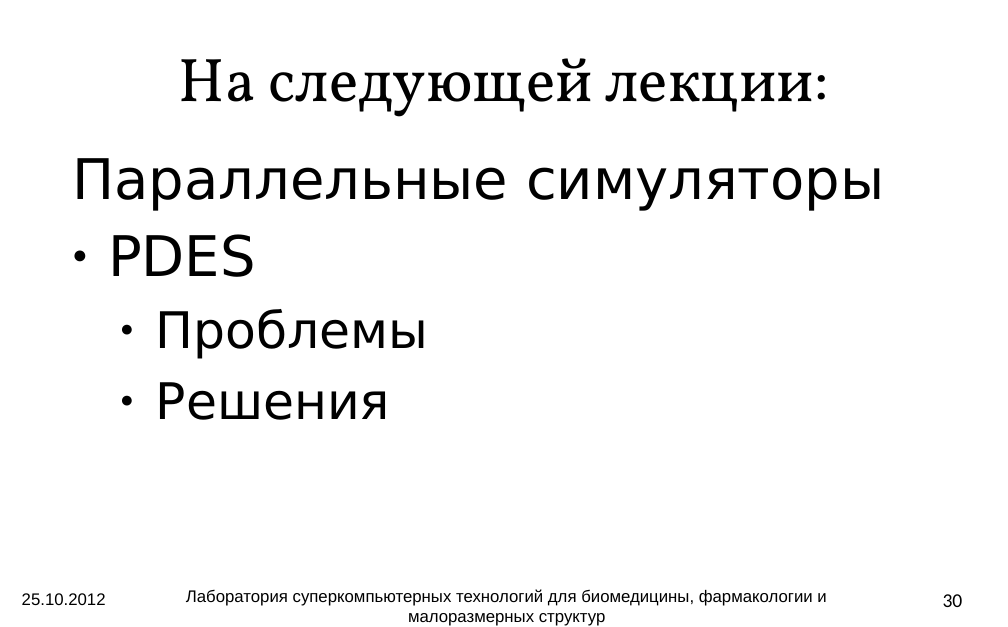
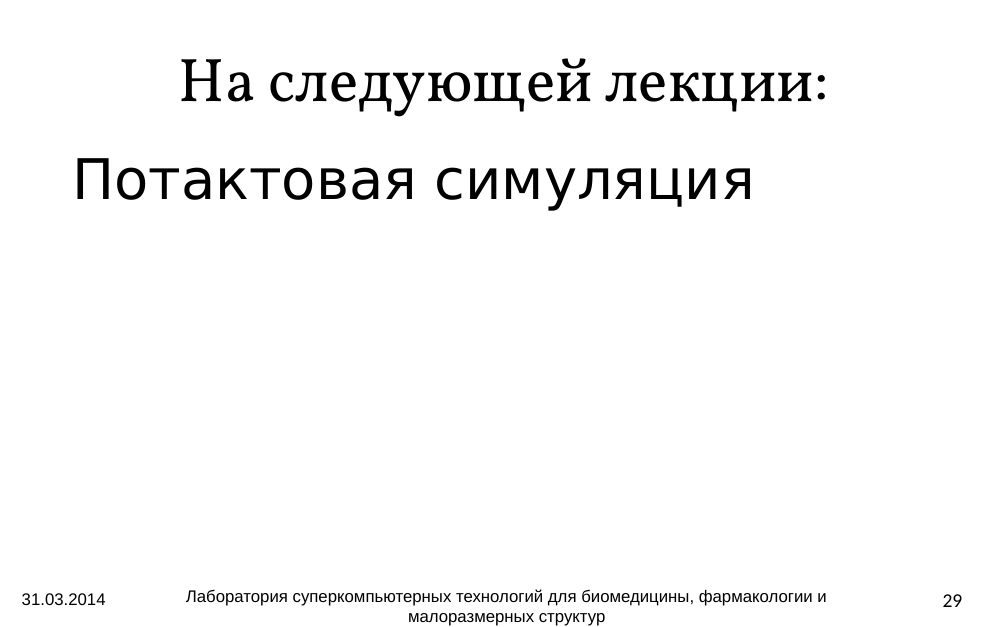
Before and after one commit to atakua/simlectures-archive, a slide deck: slide 29 of lecture05-des/lecture05-des.odp (slide 30 before the commit). Drawn at 1008x627 pixels with LibreOffice and Linux fonts; fonts in the diff are those of the drawing; background and template pictures are left out. Boxes give left, top, right and bottom in pixels: in the first picture for what was removed or moved away, otherwise in the second. Text is boxed around its words. In the diff, an @@ line names an element or a change of style, - is before the commit and + after.

```diff
--- a/lecture05-des/lecture05-des.odp
+++ b/lecture05-des/lecture05-des.odp
@@ text at (72,158,755,211): text changed @@
-Параллельные симуляторы
-● PDES
-  ● Проблемы
-  ● Решения
+Потактовая симуляция
@@ text at (22,593,106,605): text changed @@
-25.10.2012
+31.03.2014
@@ page number at (943,594,963,607): text changed @@
-30
+29
```
Also in this commit, not shown: 28 other slides changed, 1 slide added, 2 slides removed, 1 other file.
